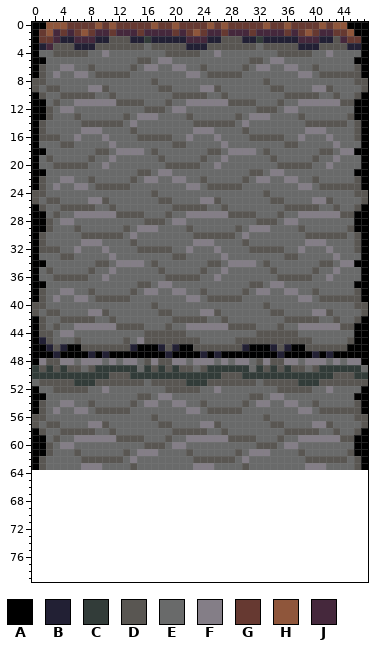
Edited in one commit: pixel-art file (raw-assets/tileset.ase). The picture above was drawn from the file before the commit.
48x64 pixels, 1 frame. The old version is drawn lined up with the new one, on the new canvas.
Palette (. is transparent): A #000000  B #222034  C #323c39  D #595652  E #696a6a  F #847e87  G #663931  H #8f563b  J #45283c
Pixels before (only the part around the change), first column x 0:
40 DDEEEEEEEEEEEEEEEDEEEEEEEEEEEEEEEDEEEEEEEEEEEEDD
41 DEDDEEEEFFDEEEEEEEDDEEEEFFDEEEEEEEDDEEEEFFDEEEED
42 ADEEDDDDDEEDEEEEEEEEDDDDDEEDEEEEEEEEDDDDDEEDEEDA
43 ADEDEEFFFFFFDDDDEEEDEEFFFFFFDDDDEEEDEEFFFFFFDDAA
44 ADDEFFEEEEEEEEEEDDDDDDEEEEEEEEEEDDDDDDEEEEEEEEAA
45 ABDEEEDEEEEEEDEFDDDDDDDDEEEEEDDDDDDDDDDDEEEEEDAA
46 AABDBAADDDDDDDBAAABDBAADDDDDDDBAAABDBAADDDDDDAAA
47 AAABAAAABABAAAAAAAABAAAABABAAAAAAAABAAAABABAAAAA
48 AFDDFFEFFFEFEFFEDFDDFFEFFFEFEFFEDFDDFFEFFFEFEFFA
49 CDCDCDDEDCCCCCCECDCDCDDEDCCCCCCECDCDCDDEDCCCCCCE
50 CCCCCCCCCCCDDDCCCCCCCCCCCCCDDDCCCCCCCCCCCCCDDDCC
51 EDDDDDCCCDDDDDDDEDDDDDCCCDDDDDDDEDDDDDCCCDDDDDDD
52 AEEDDDDDEEFEEEEEEEEDDDDDEEFEEEEEEEEDDDDDEEFEEEEA
53 AAEEEEEEEEEEEEEDDEFFEEEEEEEEEEEDDEFFEEEEEEEEEEAA
54 ADEEFFEEDEEEEEDEFFEEFFEEDEEEEEDEFFEEFFEEDEEEEEDA
55 ADEFEEFFEDDDDDEEEEEEEEFFEDDDDDEEEEEEEEFFEDDDDDDA
56 DDEEEEEEEEEEEEEEEDEEEEEEEEEEEEEEEDEEEEEEEEEEEEDD
57 DEDDEEEEFFDEEEEEEEDDEEEEFFDEEEEEEEDDEEEEFFDEEEED
58 ADEEDDDDDEEDEEEEEEEEDDDDDEEDEEEEEEEEDDDDDEEDEEDA
59 AAEDEEFFFFFFDDDDEEEDEEFFFFFFDDDDEEEDEEFFFFFFDDAA
60 AADEFFEEEEEEEEEEDDDEFFEEEEEEEEEEDDDEFFEEEEEEEEAA
61 AADEEEDEEEEEEDEFFFEEEEDEEEEEEDEFFFEEEEDEEEEEEDAA
62 ADEEEEEDDDDDDEFEEEEEEEEDDDDDDEFEEEEEEEEDDDDDDEDA
63 ADEEEEEFFFEEEEDEEEEEEEEFFFEEEEDEEEEEEEEFFFEEEEDA
64 ................................................
65 ................................................
66 ................................................
67 ................................................
68 ................................................
69 ................................................
70 ................................................
71 ................................................
72 ................................................
73 ................................................
74 ................................................
75 ................................................
76 ................................................
77 ................................................
78 ................................................
79 ................................................
After:
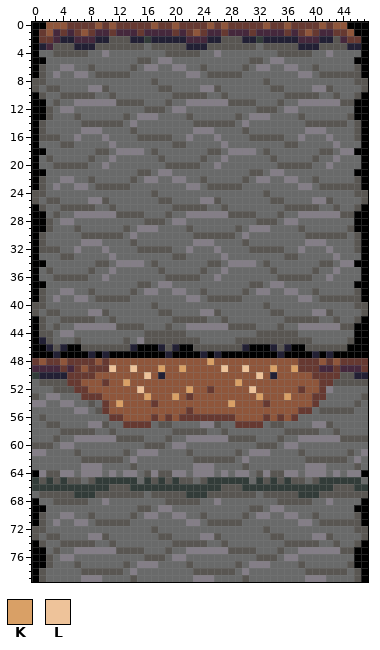
Colours new in this view: K #d9a066  L #eec39a
Changes in this commit:
canvas 48x64 -> 48x80
y 48: x 0..47 AFDDFFEFFFEFEFFEDFDDFFEFFFEFEFFEDFDDFFEFFFEFEFFA -> GHGGHGGGGHGHHHHHHHHHHHHHHKHHHHHHHHHHHHGGGHGHGGGG
y 49: x 0..47 CDCDCDDEDCCCCCCECDCDCDDEDCCCCCCECDCDCDDEDCCCCCCE -> JJJJGJGHGGGLHHLHHHKHHKHHHHHLHHLHHHKHHKGGGJJGJJJG
y 50: x 1..43 CCCCCCCCCCDDDCCCCCCCCCCCCCDDDCCCCCCCCCCCCCD -> BBBBGGGGHHHHHHHLHBHHHHHHHHHHHHHLHBHHHHHGGGG; x 46..47 CC -> BB
y 51: x 5..42 DCCCDDDDDDDEDDDDDCCCDDDDDDDEDDDDDCCCDD -> GGHHHGHHKHHHHHHHHHHHHHHHKHHHHHHHHHHHGG
y 52: x 0 A -> E; x 6..41 DDEEFEEEEEEEEDDDDDEEFEEEEEEEEDDDDDEE -> GGHHHHHHHLHHHHHHKHHGHHHHHLHHHHHHGHHG; x 47 A -> E
y 53: x 0..3 AAEE -> DEFF; x 7..41 EEEEEEEEDDEFFEEEEEEEEEEEDDEFFEEEEEE -> GGGHHHHHHKHHHKHGHHHHHHHHHKHHHKHHHGG; x 46..47 AA -> ED
y 54: x 0..1 AD -> FF; x 10..40 EEEEDEFFEEFFEEDEEEEEDEFFEEFFEED -> GHKHHHHGHHHHHHHHHHKHHHHGHHHHHHG; x 47 A -> E
y 55: x 0..1 AD -> EE; x 3 F -> E; x 10..39 DDDDEEEEEEEEFFEDDDDDEEEEEEEEFF -> GHHHHHHHHHHHGHHHHHHHHHHHHHHHGG; x 46..47 DA -> EE
y 56: x 0 D -> E; x 11..37 EEEEEEDEEEEEEEEEEEEEEEDEEEE -> GGHHHHGHGHGGGGGGGGHHHHGHGHG; x 46..47 DD -> EE
y 57: x 0 D -> E; x 13..16 EEEE -> GGGG; x 29..32 EEEE -> GGGG; x 47 D -> E
y 58: x 0..1 AD -> EE; x 46..47 DA -> EE
y 59: x 0..1 AA -> EE; x 46..47 AA -> DD
y 60: x 0..1 AA -> DD; x 46..47 AA -> EE
y 61: x 0..2 AAD -> FFE; x 46..47 AA -> EF
y 62: x 0..1 AD -> EE; x 46..47 DA -> FE
y 63: x 0..1 AD -> EE; x 47 A -> E
y 64: x 0..47 ................................................ -> AFDDFFEFFFEFEFFEDFDDFFEFFFEFEFFEDFDDFFEFFFEFEFFA
y 65: x 0..47 ................................................ -> CDCDCDDEDCCCCCCECDCDCDDEDCCCCCCECDCDCDDEDCCCCCCE
y 66: x 0..47 ................................................ -> CCCCCCCCCCCDDDCCCCCCCCCCCCCDDDCCCCCCCCCCCCCDDDCC
y 67: x 0..47 ................................................ -> EDDDDDCCCDDDDDDDEDDDDDCCCDDDDDDDEDDDDDCCCDDDDDDD
y 68: x 0..47 ................................................ -> AEEDDDDDEEFEEEEEEEEDDDDDEEFEEEEEEEEDDDDDEEFEEEEA
y 69: x 0..47 ................................................ -> AAEEEEEEEEEEEEEDDEFFEEEEEEEEEEEDDEFFEEEEEEEEEEAA
y 70: x 0..47 ................................................ -> ADEEFFEEDEEEEEDEFFEEFFEEDEEEEEDEFFEEFFEEDEEEEEDA
y 71: x 0..47 ................................................ -> ADEFEEFFEDDDDDEEEEEEEEFFEDDDDDEEEEEEEEFFEDDDDDDA
y 72: x 0..47 ................................................ -> DDEEEEEEEEEEEEEEEDEEEEEEEEEEEEEEEDEEEEEEEEEEEEDD
y 73: x 0..47 ................................................ -> DEDDEEEEFFDEEEEEEEDDEEEEFFDEEEEEEEDDEEEEFFDEEEED
y 74: x 0..47 ................................................ -> ADEEDDDDDEEDEEEEEEEEDDDDDEEDEEEEEEEEDDDDDEEDEEDA
y 75: x 0..47 ................................................ -> AAEDEEFFFFFFDDDDEEEDEEFFFFFFDDDDEEEDEEFFFFFFDDAA
y 76: x 0..47 ................................................ -> AADEFFEEEEEEEEEEDDDEFFEEEEEEEEEEDDDEFFEEEEEEEEAA
y 77: x 0..47 ................................................ -> AADEEEDEEEEEEDEFFFEEEEDEEEEEEDEFFFEEEEDEEEEEEDAA
y 78: x 0..47 ................................................ -> ADEEEEEDDDDDDEFEEEEEEEEDDDDDDEFEEEEEEEEDDDDDDEDA
y 79: x 0..47 ................................................ -> ADEEEEEFFFEEEEDEEEEEEEEFFFEEEEDEEEEEEEEFFFEEEEDA
Where, in picture pixels (left, top, right, bottom), the same in both pictures:
changed: (32, 358, 368, 582)
